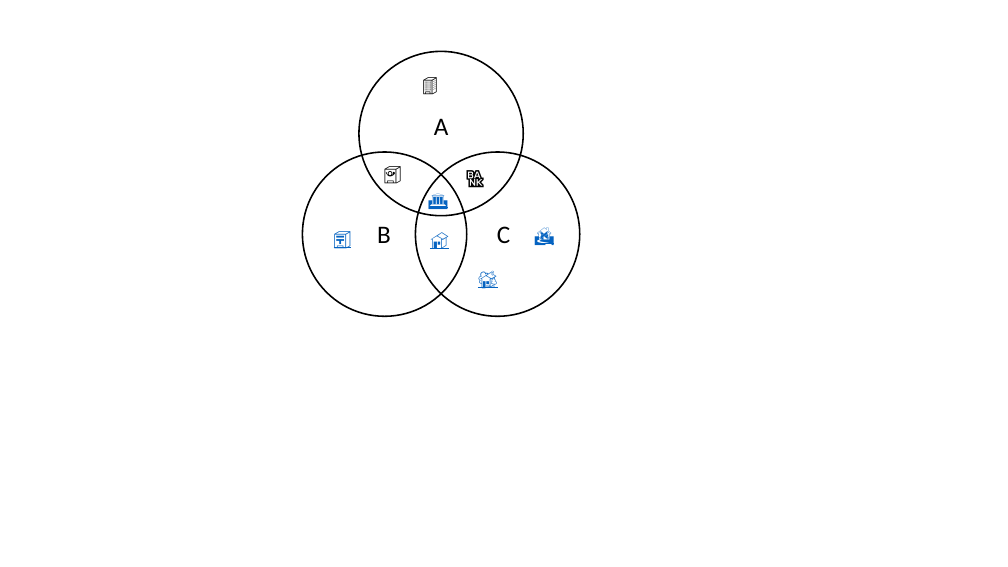
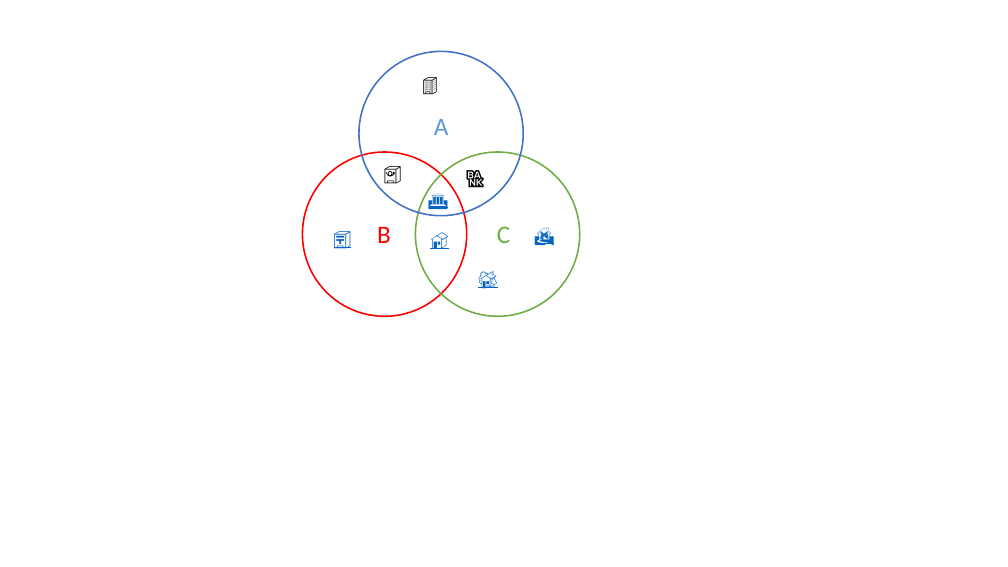
Before and after one commit to zoometh/thomashuet, a slide deck: slide 2 of teachings/stats/images/Presentation1.pptx. Drawn at 1008x567 pixels with LibreOffice and Linux fonts; fonts in the diff are those of the drawing. Boxes give left, top, right and bottom in pixels: in the first picture for what was removed or moved away, otherwise in the second. Text is boxed around its words. In the diff, an @@ line names an element or a change of style, - is before the commit and + after.

```diff
--- a/teachings/stats/images/Presentation1.pptx
+++ b/teachings/stats/images/Presentation1.pptx
@@ ellipse at <box>359,51,523,216</box>: outline #000000 1.5 pt to #4472C4 1.5 pt @@
@@ text "A" at <box>434,119,449,135</box>: text colour #000000 to #5B9BD5 @@
@@ ellipse at <box>302,152,467,316</box>: outline #000000 1.5 pt to #FF0000 1.5 pt @@
@@ ellipse at <box>415,152,579,316</box>: outline #000000 1.5 pt to #70AD47 1.5 pt @@
@@ text "B" at <box>377,226,391,243</box>: text colour #000000 to #FF0000 @@
@@ text "C" at <box>497,226,510,243</box>: text colour #000000 to #70AD47 @@
```
Also in this commit, not shown: 1 other slide changed, 8 other files.
